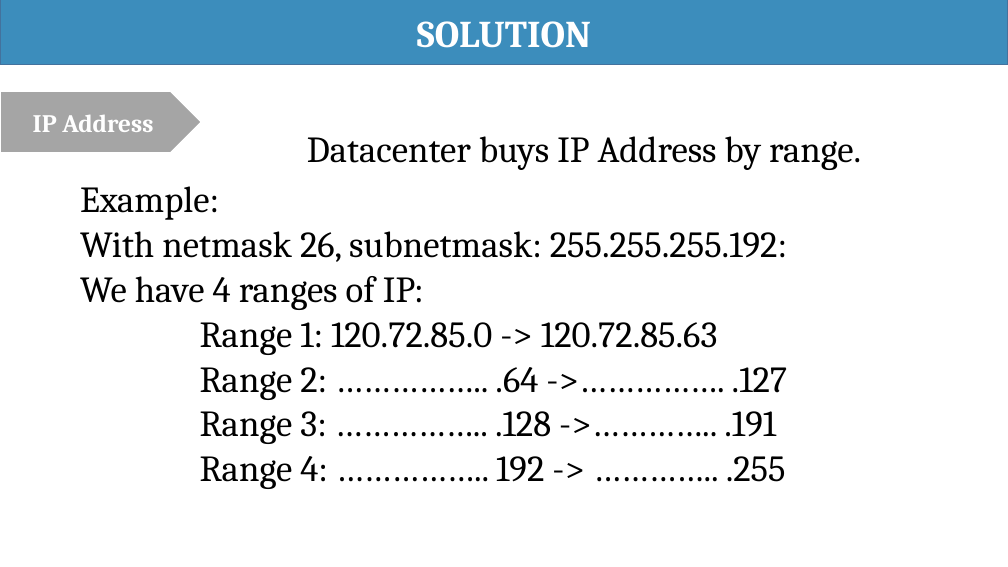
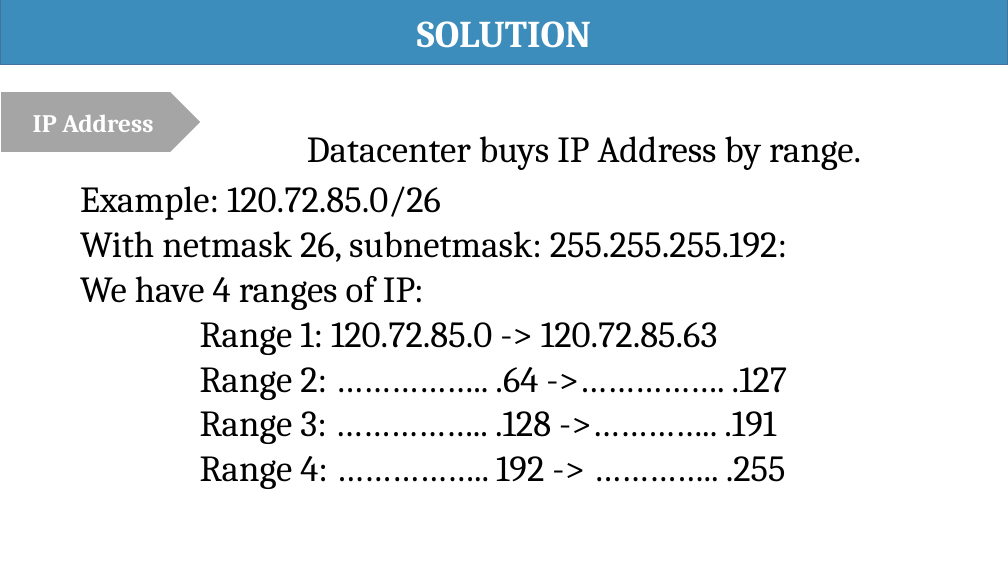
Before and after one commit to haltt051093/IMS-datacenter, a slide deck: slide 19 of Document/Presentation/IMS_20160418_Presentation.pptx. Drawn at 1008x567 pixels with LibreOffice and Linux fonts; fonts in the diff are those of the drawing. Boxes give left, top, right and bottom in pixels: in the first picture for what was removed or moved away, otherwise in the second. Text is boxed around its words. In the diff, an @@ line names an element or a change of style, - is before the commit and + after.

Commit message:
Update presentation

```diff
--- a/Document/Presentation/IMS_20160418_Presentation.pptx
+++ b/Document/Presentation/IMS_20160418_Presentation.pptx
@@ subtitle at box(80, 186, 441, 220): text changed @@
-Example:
+Example: 120.72.85.0/26
```
